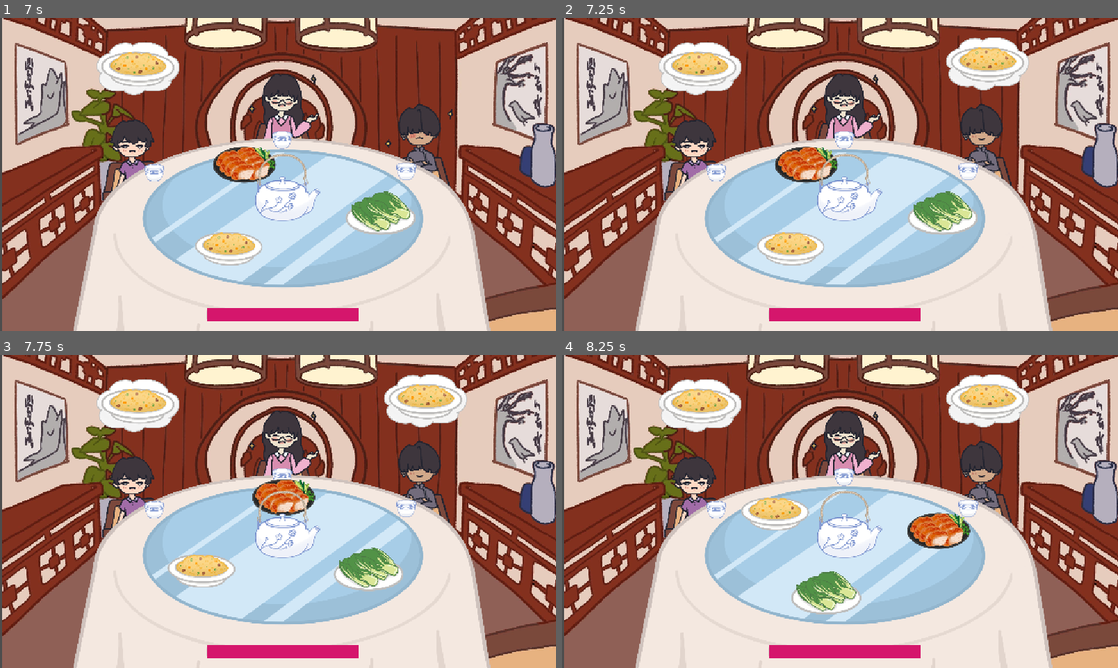
Above: before the commit, frames 1-4 (two rows, left to right).
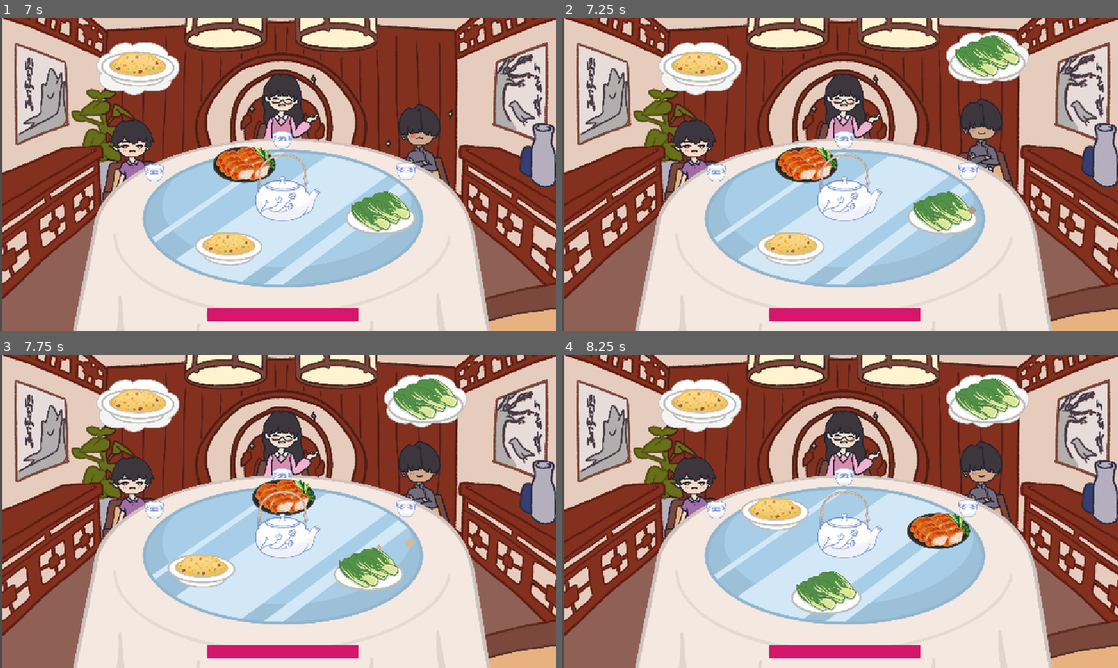
Above: after the commit, the same moments.

Repository: game-dev-besties/lupe_game
Game: Godot game, scene res://scenes/cutscene.tscn
Two runs of this game, one before a commit and one after it. Both use one fixed random seed, a clock stepped at 60 frames per second and the inputs below.
Inputs (mouse positions are in pixels of both pictures, inside the frame that each line leads up to):
- Up to frame 1 (7 s): click "SKIP" at 0.5 s; tap Enter (ui_accept) at 1.25, 2, 2.75, 4.52 s; drag from (283, 196) to (233, 249) at 1.27 s; drag from (378, 208) to (233, 249) at 2.02 s; hold Right (ui_right) 2.78-3.5 s; click (233, 249) at 2.92 s; drag from (328, 165) to (189, 208) at 3.52 s; move the mouse to (444, 221) at 4.27 s; hold Left (ui_left) 4.28-5 s; drag from (111, 127) to (328, 165) at 5.02 s; move the mouse to (305, 174) at 5.77 s; hold Space (brake) 5.78-6.5 s; click (305, 174) at 5.92 s; drag from (194, 96) to (378, 212) at 6.52 s
- Up to frame 2 (7.25 s): no input
- Up to frame 3 (7.75 s): move the mouse to (400, 495) at 7.27 s; hold Right (ui_right) from 7.28 s (still down); tap Enter (ui_accept) at 7.52 s
- Up to frame 4 (8.25 s): release Right (ui_right) at 8 s; drag from (728, 527) to (812, 574) at 8.02 s

Frame 1 is identical in both runs. In frame 2, 3.1% of the frame differs, in the area x 62-84%, y 4-70%; in frame 3, 1.3%; in frame 4, 1.3%.

Commit message:
fix: eating conflicts

Diff:
--- a/scripts/npc.gd
+++ b/scripts/npc.gd
@@ -58,21 +58,21 @@
 
 				for node in get_parent().get_children():
 					if node is NPC:
-						if node.current_state != "happy" and node.desired_item_name in all_requests:
+						if node.current_state != "happy" and node.desired_item_name != "":
 							var current_count = all_requests.get(node.desired_item_name, 0)
 							all_requests[node.desired_item_name] = current_count + 1
 
-				var dishes_on_the_table = []
+				var available_dishes = []
 				for node in get_parent().get_children():
 					if node is Dish:
-						var number_of_requests = 0
-						if node.item_name in all_requests:
-							number_of_requests = all_requests[node.item_name]
-						if node.quantity - number_of_requests > 0:
-							dishes_on_the_table.append(node.item_name)
-
-				if dishes_on_the_table.size() > 0:
-					desired_item_name = dishes_on_the_table[randi() % dishes_on_the_table.size()]
+						var number_of_requests = all_requests.get(node.item_name, 0)
+						var remaining_quantity = node.quantity - number_of_requests
+						# Add dishes to available list based on remaining quantity
+						for i in range(remaining_quantity):
+							available_dishes.append(node.item_name)
+
+				if available_dishes.size() > 0:
+					desired_item_name = available_dishes[randi() % available_dishes.size()]
 					# If the susan isn't rotating, we can look for a dish
 					var spinningthing = game_object.get_node("spinningthing")
 					if not spinningthing.is_rotating:
